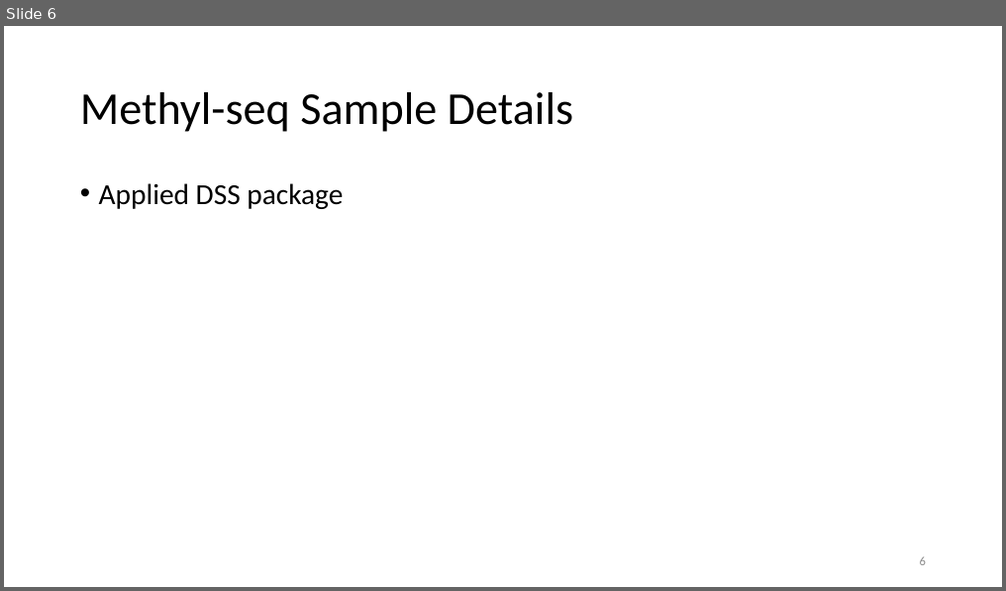
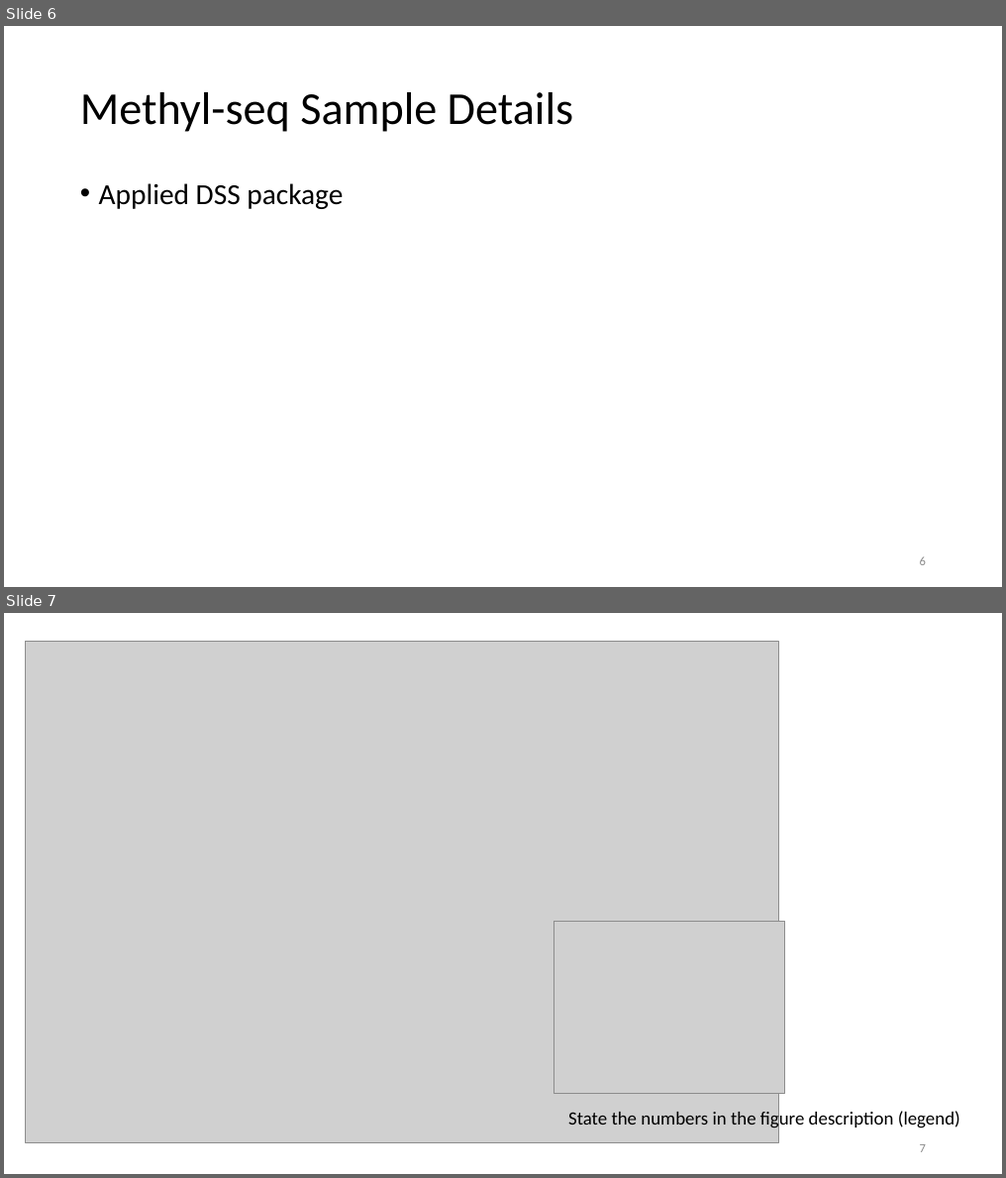
Before and after one commit to KongLabRUSP/mes13, a slide deck: docs/mes13_tiia_v3.pptx. Shown one above the other, each under a label of ours: slide 6 before the commit, slides 6 and 7 after it. The pictures are 1006x591 and 1006x1178 pixels, drawn with LibreOffice and Linux fonts; fonts in the diff are those of the drawing; grey boxes stand for pictures. Boxes give left, top, right and bottom in pixels: in the first picture for what was removed or moved away, otherwise in the second. Text is boxed around its words. In the diff, an @@ line names an element or a change of style, - is before the commit and + after.

```diff
--- a/docs/mes13_tiia_v3.pptx
+++ b/docs/mes13_tiia_v3.pptx
@@ slide 7 added at <box>4,613,1002,1174</box>, background #FFFFFF @@
@@ picture added at <box>25,641,778,1143</box> @@
@@ picture added at <box>554,922,785,1093</box> @@
@@ text added at <box>568,1110,960,1131</box>, 18 pt, text #000000 @@
+State the numbers in the figure description (legend)
@@ page number added at <box>920,1145,926,1153</box>, 12 pt, text #8C8C8C @@
+7
```
Also in this commit, not shown: 2 slides changed, 2 other slides added, 3 slides removed, 14 other files.
